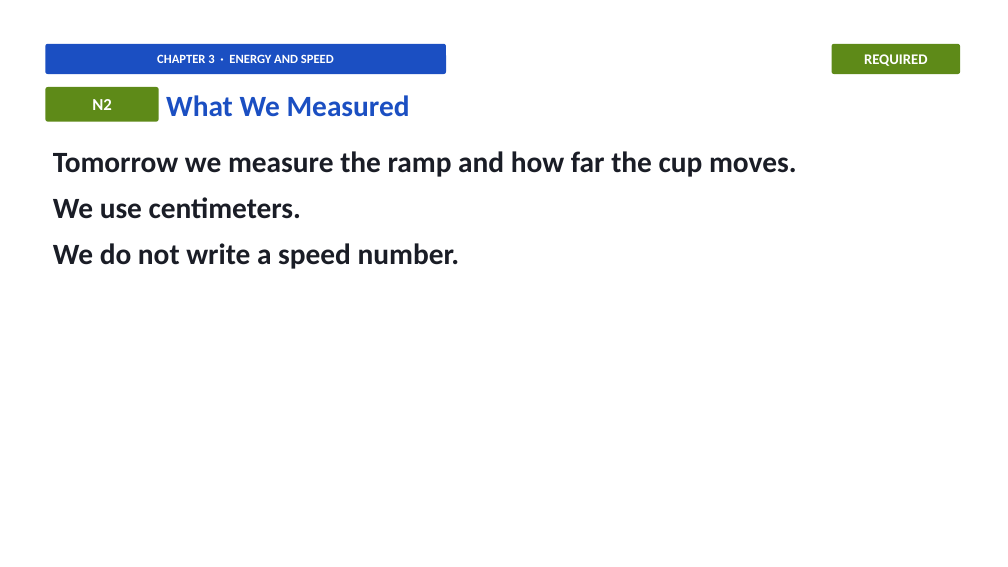
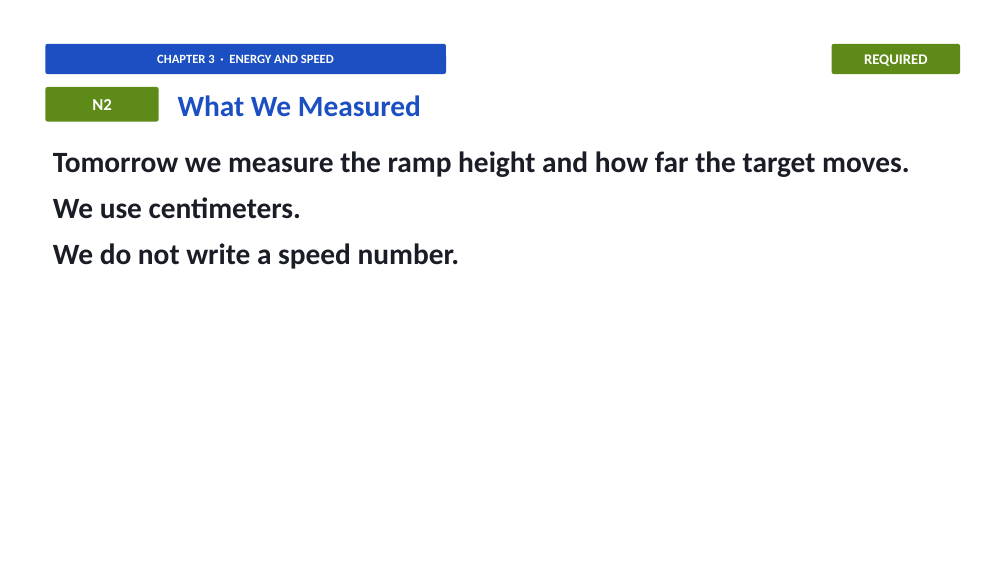
Before and after one commit to owenreagan-cyber/grade-4-energy-transfer-transformation, a slide deck: slide 12 of production/slides/03-ch3-energy-speed-slides.pptx. Drawn at 1008x567 pixels with LibreOffice and Linux fonts; fonts in the diff are those of the drawing. Boxes give left, top, right and bottom in pixels: in the first picture for what was removed or moved away, otherwise in the second. Text is boxed around its words. In the diff, an @@ line names an element or a change of style, - is before the commit and + after.

```diff
--- a/production/slides/03-ch3-energy-speed-slides.pptx
+++ b/production/slides/03-ch3-energy-speed-slides.pptx
@@ text "What We Measured": place and size @@
-text "What We Measured" at (166,95,410,117)
+text "What We Measured" at (178,95,421,117)
@@ text at (53,151,910,177): text changed @@
-Tomorrow we measure the ramp and how far the cup moves.
+Tomorrow we measure the ramp height and how far the target moves.
```
Also in this commit, not shown: 39 other slides changed, 16 other files.
